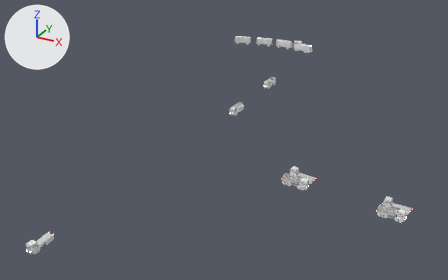
A saved change to the FBX model Assets/Art/KayseriIsland/Models/Coal/Phase1/Vehicles_P1.fbx.
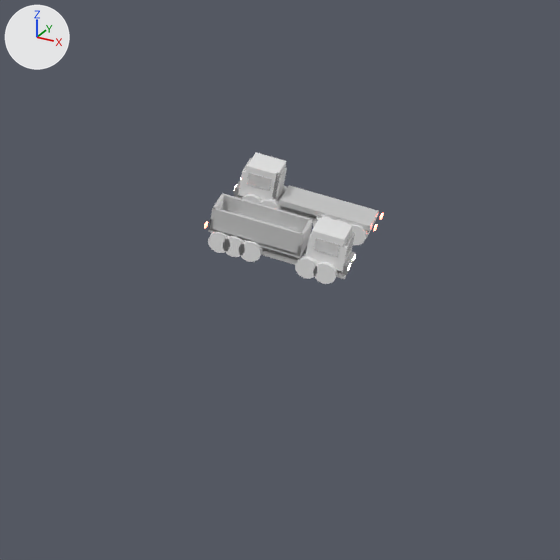
The first picture shows the older version from a camera (50 mm lens) standing at (106.3, -160.9, 97.6) and looking at (2.4, 28.0, 3.1). The close-ups show the older and then the newer version on the part from 75% to 100% of the width and 59% to 99% of the height of that picture. Only the edits that show in the close-ups are written down. The axes (+X, +Y, +Z) are drawn at upper left. The lights are the same throughout. Vertices at exactly the same position are counted once.

In view in the first close-up: 'truck_road_cargo0', 'truck_road_ore3'.
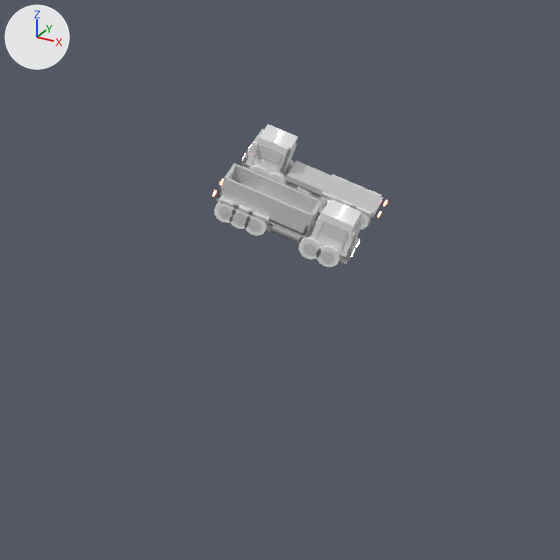
Where the change shows, as pixel boxes (x1, y1, x2, y2) in the close-ups (560 x 560 px):
'truck_road_ore3', reshaped, moved, turned
    before: (204, 193, 356, 284)
    after: (212, 163, 362, 267)
'truck_road_cargo0', reshaped, moved, turned
    before: (234, 153, 384, 245)
    after: (241, 124, 388, 230)
part 1 of me_v_cargo_001, added
    after: (242, 165, 321, 199)
part 2 of me_v_cargo_001, added
    after: (322, 191, 342, 203)
part 3 of me_v_cargo_001, added
    after: (337, 198, 356, 209)
part 4 of me_v_cargo_001, built on
    before: (238, 186, 376, 245)
    after: (247, 130, 381, 230)
part 5 of me_v_ore2_002, added
    after: (266, 223, 348, 264)
part 6 of me_v_ore2_002, added
    after: (321, 251, 335, 263)
part 7 of me_v_ore2_002, added
    after: (303, 243, 317, 256)
part 8 of me_v_ore2_002, added
    after: (248, 219, 262, 232)
part 9 of me_v_ore2_002, added
    after: (233, 213, 246, 225)
part 10 of me_v_ore2_002, added
    after: (218, 206, 232, 219)
part 11 of me_v_ore2_002, added
    after: (248, 210, 269, 221)
part 12 of me_v_ore2_002, reshaped
    before: (208, 232, 350, 284)
    after: (214, 197, 362, 267)

Edits to the bpy script that builds the scene:
```text
Change me_v_ore2_002:
    used by ob_truck_road_ore3; location = (73.93, -2.6, 5.61); rotation_euler = (0.0, 0.0488, 0.0), in degrees (0, 2.8, 0); scale = (0.62, 0.62, 0.62)
    remove me_v_ore2_002.from_pydata(...)  # 376 vertices, 660 faces; spans x -6.99..6.51, y -1.92..1.92, z 0.0..4.9
    add me_v_ore2_002.from_pydata(...)  # 1148 vertices, 1992 faces; spans x -6.99..6.51, y -2.25..2.25, z 0.0..5.02
    me_v_ore2_002 part 5: a new loose piece, a box spanning x -6.3..6.3, y -1.12..-0.78, z 0.64..1.26, in mat_steel_dk (white #e7e7e7)
    me_v_ore2_002 part 6: a new loose piece, a 12-sided cylinder along y spanning x 3.95..5.25, y -1.95..-1.15, z 0.4..1.7, in mat_steel_dk (white #e7e7e7)
    me_v_ore2_002 part 7: a new loose piece, a 12-sided cylinder along y spanning x 2.25..3.55, y -1.95..-1.15, z 0.4..1.7, in mat_steel_dk (white #e7e7e7)
    me_v_ore2_002 part 8: a new loose piece, a 12-sided cylinder along y spanning x -3.05..-1.75, y -1.95..-1.15, z 0.4..1.7, in mat_steel_dk (white #e7e7e7)
    me_v_ore2_002 part 9: a new loose piece, a 12-sided cylinder along y spanning x -4.55..-3.25, y -1.95..-1.15, z 0.4..1.7, in mat_steel_dk (white #e7e7e7)
    me_v_ore2_002 part 10: a new loose piece, a 12-sided cylinder along y spanning x -5.95..-4.65, y -1.95..-1.15, z 0.4..1.7, in mat_steel_dk (white #e7e7e7)
    me_v_ore2_002 part 11: a new loose piece, a box spanning x -3.35..-1.45, y -2.05..-1.05, z 2.12..2.28, in mat_yellow_lt (white #e7e7e7)
    me_v_ore2_002 part 12: 51 vertices moved from x -6.21..5.12, y -1.92..1.92, z 0.14..1.96 to x -6.32..5.06, y -1.92..1.92, z 0.1..2.0; 157 vertices removed from x -6.35..6.3, y -1.92..1.92, z 0.14..1.96; 409 vertices added at x -6.32..6.18, y -2.25..2.25, z 0.1..5.02
    other edits to the shape of me_v_ore2_002 do not show in these pictures
    add me_v_ore2_002.materials.append(mat_steel_lt)  # white #e7e7e7
Change me_v_cargo_001:
    used by ob_truck_road_cargo0; location = (73.93, 2.6, 5.61); rotation_euler = (0.0, -0.0495, -3.142), in degrees (0, -2.8, -180); scale = (0.62, 0.62, 0.62)
    remove me_v_cargo_001.from_pydata(...)  # 352 vertices, 612 faces; spans x -6.99..6.51, y -1.92..1.92, z 0.0..4.9
    add me_v_cargo_001.from_pydata(...)  # 1124 vertices, 1944 faces; spans x -6.99..6.51, y -2.25..2.25, z 0.0..5.02
    me_v_cargo_001 part 1: a new loose piece, a box spanning x -6.3..6.3, y 0.78..1.12, z 0.64..1.26, in mat_steel_dk (white #e7e7e7)
    me_v_cargo_001 part 2: a new loose piece, a box spanning x -3.35..-1.45, y 1.05..2.05, z 2.12..2.28, in mat_white (white #e7e7e7)
    me_v_cargo_001 part 3: a new loose piece, a box spanning x -4.85..-2.95, y 1.05..2.05, z 2.12..2.28, in mat_white (white #e7e7e7)
    me_v_cargo_001 part 4: 51 vertices moved from x -6.21..5.12, y -1.92..1.92, z 0.14..1.96 to x -6.32..5.06, y -1.92..1.92, z 0.1..2.0; 157 vertices removed from x -6.35..6.3, y -1.92..1.92, z 0.14..1.96; 409 vertices added at x -6.32..6.18, y -2.25..2.25, z 0.1..5.02
    other edits to the shape of me_v_cargo_001 do not show in these pictures
    add me_v_cargo_001.materials.append(mat_steel_lt)  # white #e7e7e7
Change ob_truck_road_ore3:
    ob_truck_road_ore3.location: (73.93, -2.6, 5.61) -> (73.93, -2.6, 7.18)
    ob_truck_road_ore3.rotation_euler: (0.0, 0.0488, 0.0) -> (0.0, 0.2, 0.0)  # degrees (0, 2.8, 0) -> degrees (0, 11, 0)
Change ob_truck_road_cargo0:
    ob_truck_road_cargo0.location: (73.93, 2.6, 5.61) -> (73.93, 2.6, 7.18)
    ob_truck_road_cargo0.rotation_euler: (0.0, -0.0495, -3.142) -> (0.0, -0.2, -3.142)  # degrees (0, -2.8, -180) -> degrees (0, -11, -180)
```
